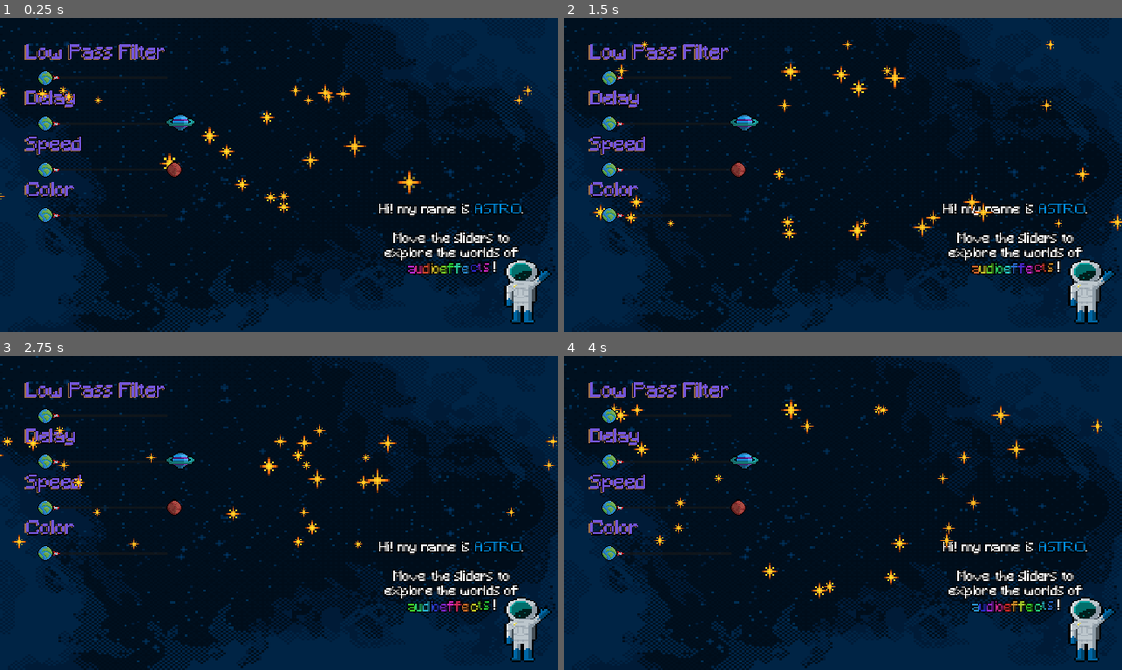
Above: before the commit, frames 1-4 (two rows, left to right).
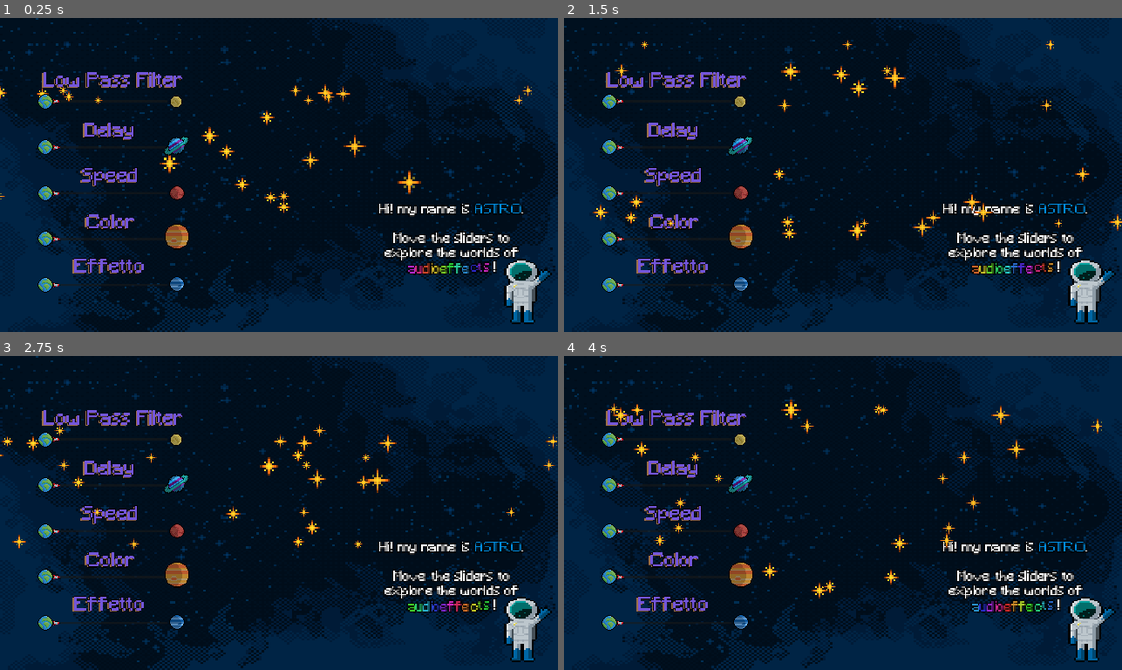
Above: after the commit, the same moments.

Repository: mengo1993/gianluandreeducationalgamejam
Game: Godot game, scene res://game.tscn
The game is run twice, just before and just after one commit, with the same random seed, the same clock (stepped at 60 frames per second) and the same inputs. Sound files missing from this copy of the repository are replaced by a short silence.
Inputs:
- Up to frame 1 (0.25 s): no input
- Up to frame 2 (1.5 s): no input
- Up to frame 3 (2.75 s): no input
- Up to frame 4 (4 s): no input

The runs differ from the first frame. In frame 1, 5.5% of the frame differs, in the area x 4-35%, y 8-88%; in frame 2, 5.5%; in frame 3, 5.5%; in frame 4, 5.5%.

Commit message:
Aggiunti ultimi pianeti e modifiche UI

Diff:
--- a/game.tscn
+++ b/game.tscn
@@ -14,6 +14,9 @@
 [ext_resource type="Texture2D" uid="uid://ugw3xa6sq1nu" path="res://jupiter.png" id="9_7sc4i"]
 [ext_resource type="AudioStream" uid="uid://bbu52caa8ogh4" path="res://Jam_loop_1.wav" id="9_vef74"]
 [ext_resource type="Texture2D" uid="uid://cpweqp1nauskj" path="res://mars.png" id="13_215e1"]
+[ext_resource type="Texture2D" uid="uid://bfb6gnb87t0cu" path="res://saturn.png" id="15_e8heu"]
+[ext_resource type="Texture2D" uid="uid://jmhv8ii7ncn5" path="res://moon.png" id="16_rvswv"]
+[ext_resource type="Texture2D" uid="uid://d2488rvosqpt5" path="res://neptune.png" id="17_boyg6"]
 
 [sub_resource type="AtlasTexture" id="AtlasTexture_ryrav"]
 atlas = ExtResource("5_7jktm")
@@ -86,25 +89,26 @@
 anchors_preset = 9
 anchor_bottom = 1.0
 offset_left = 26.0
-offset_top = 30.0
+offset_top = 57.0
 offset_right = 627.0
-offset_bottom = -120.0
+offset_bottom = -93.0
 grow_vertical = 2
 scale = Vector2(0.333, 0.333)
 
 [node name="Reverb_Text" type="Control" parent="Control/Container_V_ Effects"]
 custom_minimum_size = Vector2(0, 75)
 layout_mode = 2
+size_flags_horizontal = 4
 
 [node name="RichTextLabel2" type="RichTextLabel" parent="Control/Container_V_ Effects/Reverb_Text"]
 texture_filter = 1
 texture_repeat = 1
 custom_minimum_size = Vector2(0, 70)
 layout_mode = 0
-offset_left = 7.0
-offset_top = 3.0
-offset_right = 568.0
-offset_bottom = 73.0
+offset_left = -233.24
+offset_top = 18.015
+offset_right = 327.76
+offset_bottom = 88.015
 theme = ExtResource("6_mfdv2")
 theme_override_font_sizes/normal_font_size = 66
 bbcode_enabled = true
@@ -115,9 +119,10 @@
 texture_repeat = 1
 custom_minimum_size = Vector2(0, 70)
 layout_mode = 0
-offset_left = 12.012
-offset_right = 589.012
-offset_bottom = 70.0
+offset_left = -228.228
+offset_top = 15.015
+offset_right = 348.772
+offset_bottom = 85.015
 theme = ExtResource("6_mfdv2")
 theme_override_font_sizes/normal_font_size = 66
 bbcode_enabled = true
@@ -133,16 +138,17 @@
 [node name="Delay_Text" type="Control" parent="Control/Container_V_ Effects"]
 custom_minimum_size = Vector2(0, 75)
 layout_mode = 2
+size_flags_horizontal = 4
 
 [node name="RichTextLabel2" type="RichTextLabel" parent="Control/Container_V_ Effects/Delay_Text"]
 texture_filter = 1
 texture_repeat = 1
 custom_minimum_size = Vector2(0, 70)
 layout_mode = 0
-offset_left = 7.0
-offset_top = 3.0
-offset_right = 443.0
-offset_bottom = 73.0
+offset_left = -92.099
+offset_top = 33.03
+offset_right = 343.901
+offset_bottom = 103.03
 theme = ExtResource("6_mfdv2")
 theme_override_font_sizes/normal_font_size = 66
 bbcode_enabled = true
@@ -153,10 +159,10 @@
 texture_repeat = 1
 custom_minimum_size = Vector2(0, 70)
 layout_mode = 0
-offset_left = 12.012
-offset_top = 0.0991118
-offset_right = 448.012
-offset_bottom = 70.0991
+offset_left = -87.087
+offset_top = 30.1291
+offset_right = 348.913
+offset_bottom = 100.129
 theme = ExtResource("6_mfdv2")
 theme_override_font_sizes/normal_font_size = 66
 bbcode_enabled = true
@@ -172,16 +178,17 @@
 [node name="?_Text" type="Control" parent="Control/Container_V_ Effects"]
 custom_minimum_size = Vector2(0, 75)
 layout_mode = 2
+size_flags_horizontal = 4
 
 [node name="RichTextLabel2" type="RichTextLabel" parent="Control/Container_V_ Effects/?_Text"]
 texture_filter = 1
 texture_repeat = 1
 custom_minimum_size = Vector2(0, 70)
 layout_mode = 0
-offset_left = 7.0
-offset_top = 3.0
-offset_right = 443.0
-offset_bottom = 73.0
+offset_left = -101.108
+offset_top = 30.027
+offset_right = 334.892
+offset_bottom = 100.027
 theme = ExtResource("6_mfdv2")
 theme_override_font_sizes/normal_font_size = 66
 bbcode_enabled = true
@@ -192,10 +199,10 @@
 texture_repeat = 1
 custom_minimum_size = Vector2(0, 70)
 layout_mode = 0
-offset_left = 12.012
-offset_top = 0.198248
-offset_right = 448.012
-offset_bottom = 70.1982
+offset_left = -96.0961
+offset_top = 27.2253
+offset_right = 339.904
+offset_bottom = 97.2253
 theme = ExtResource("6_mfdv2")
 theme_override_font_sizes/normal_font_size = 66
 bbcode_enabled = true
@@ -211,16 +218,17 @@
 [node name="??_Text" type="Control" parent="Control/Container_V_ Effects"]
 custom_minimum_size = Vector2(0, 75)
 layout_mode = 2
+size_flags_horizontal = 4
 
 [node name="RichTextLabel2" type="RichTextLabel" parent="Control/Container_V_ Effects/??_Text"]
 texture_filter = 1
 texture_repeat = 1
 custom_minimum_size = Vector2(0, 70)
 layout_mode = 0
-offset_left = 7.0
-offset_top = 3.0
-offset_right = 443.0
-offset_bottom = 73.0
+offset_left = -86.093
+offset_top = 33.03
+offset_right = 349.907
+offset_bottom = 103.03
 theme = ExtResource("6_mfdv2")
 theme_override_font_sizes/normal_font_size = 66
 bbcode_enabled = true
@@ -231,10 +239,10 @@
 texture_repeat = 1
 custom_minimum_size = Vector2(0, 70)
 layout_mode = 0
-offset_left = 12.012
-offset_top = 0.297316
-offset_right = 448.012
-offset_bottom = 70.2973
+offset_left = -81.0811
+offset_top = 30.3273
+offset_right = 354.919
+offset_bottom = 100.327
 theme = ExtResource("6_mfdv2")
 theme_override_font_sizes/normal_font_size = 66
 bbcode_enabled = true
@@ -242,6 +250,46 @@
 "
 
 [node name="sliderColor" type="HSlider" parent="Control/Container_V_ Effects"]
+custom_minimum_size = Vector2(400, 75)
+layout_mode = 2
+size_flags_horizontal = 4
+theme = ExtResource("7_mfdv2")
+
+[node name="??_Text2" type="Control" parent="Control/Container_V_ Effects"]
+custom_minimum_size = Vector2(0, 75)
+layout_mode = 2
+size_flags_horizontal = 4
+
+[node name="RichTextLabel2" type="RichTextLabel" parent="Control/Container_V_ Effects/??_Text2"]
+texture_filter = 1
+texture_repeat = 1
+custom_minimum_size = Vector2(0, 70)
+layout_mode = 0
+offset_left = -128.135
+offset_top = 27.0241
+offset_right = 307.865
+offset_bottom = 97.0241
+theme = ExtResource("6_mfdv2")
+theme_override_font_sizes/normal_font_size = 66
+bbcode_enabled = true
+text = "[color=#9d6e4a]Effetto"
+
+[node name="RichTextLabel" type="RichTextLabel" parent="Control/Container_V_ Effects/??_Text2"]
+texture_filter = 1
+texture_repeat = 1
+custom_minimum_size = Vector2(0, 70)
+layout_mode = 0
+offset_left = -123.123
+offset_top = 24.3214
+offset_right = 312.877
+offset_bottom = 94.3214
+theme = ExtResource("6_mfdv2")
+theme_override_font_sizes/normal_font_size = 66
+bbcode_enabled = true
+text = "[color=#7456da]Effetto
+"
+
+[node name="sliderColor2" type="HSlider" parent="Control/Container_V_ Effects"]
 custom_minimum_size = Vector2(400, 75)
 layout_mode = 2
 size_flags_horizontal = 4
@@ -275,6 +323,7 @@
 texture = SubResource("AtlasTexture_ryrav")
 
 [node name="Planets" type="Node2D" parent="."]
+position = Vector2(0, 27)
 
 [node name="Earth_group" type="CanvasGroup" parent="Planets"]
 
@@ -294,18 +343,38 @@
 position = Vector2(52, 226)
 texture = ExtResource("6_215e1")
 
+[node name="Earth5" type="Sprite2D" parent="Planets/Earth_group"]
+position = Vector2(52, 279)
+texture = ExtResource("6_215e1")
+
 [node name="Other_planets" type="CanvasGroup" parent="Planets"]
 
 [node name="Mars" type="Sprite2D" parent="Planets/Other_planets"]
-position = Vector2(198, 174)
+position = Vector2(203, 173)
 texture = ExtResource("13_215e1")
 
-[node name="Jupiter" type="Sprite2D" parent="Planets/Other_planets"]
-position = Vector2(207, 119)
+[node name="Saturn" type="Sprite2D" parent="Planets/Other_planets"]
+position = Vector2(202, 119)
+rotation = -0.584685
 scale = Vector2(1.3, 1.3)
 texture = ExtResource("9_7sc4i")
+
+[node name="Jupiter" type="Sprite2D" parent="Planets/Other_planets"]
+position = Vector2(203, 223)
+scale = Vector2(1.2, 1.2)
+texture = ExtResource("15_e8heu")
+
+[node name="Moon" type="Sprite2D" parent="Planets/Other_planets"]
+position = Vector2(202, 69)
+scale = Vector2(0.8, 0.8)
+texture = ExtResource("16_rvswv")
+
+[node name="Neptune" type="Sprite2D" parent="Planets/Other_planets"]
+position = Vector2(203, 278)
+texture = ExtResource("17_boyg6")
 
 [connection signal="value_changed" from="Control/Container_V_ Effects/sliderLifetime" to="." method="_on_slider_lifetime_value_changed"]
 [connection signal="value_changed" from="Control/Container_V_ Effects/sliderAmount" to="." method="_on_slider_amount_value_changed"]
 [connection signal="value_changed" from="Control/Container_V_ Effects/sliderSpeed" to="." method="_on_slider_speed_value_changed"]
 [connection signal="value_changed" from="Control/Container_V_ Effects/sliderColor" to="." method="_on_slider_color_value_changed"]
+[connection signal="value_changed" from="Control/Container_V_ Effects/sliderColor2" to="." method="_on_slider_color_value_changed"]
Not shown: 1 places in game.tscn that only renumber resources
Binary file changed: mars.png
Binary file added: moon.png
Binary file added: neptune.png
Binary file added: saturn.png
